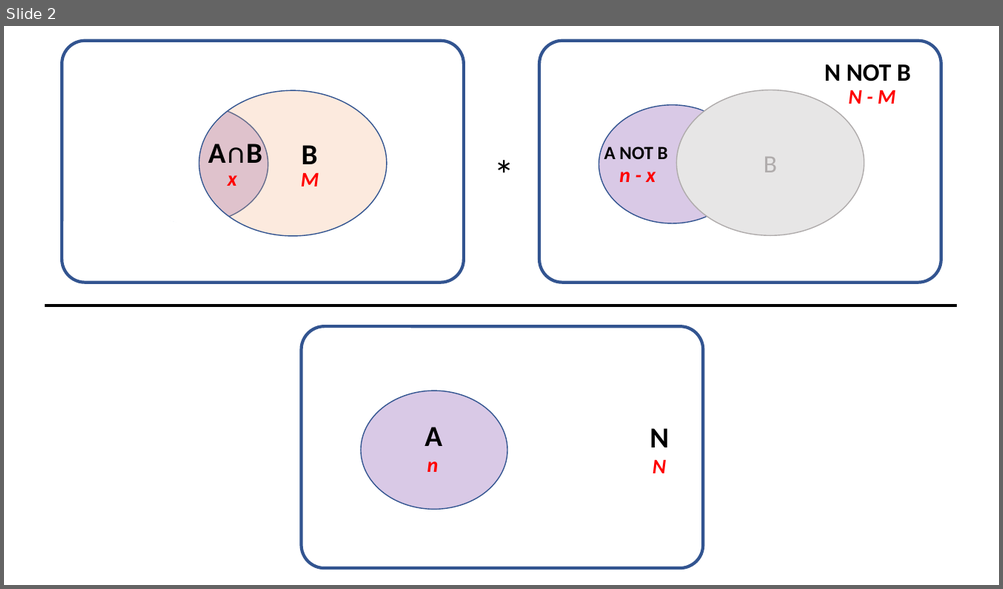
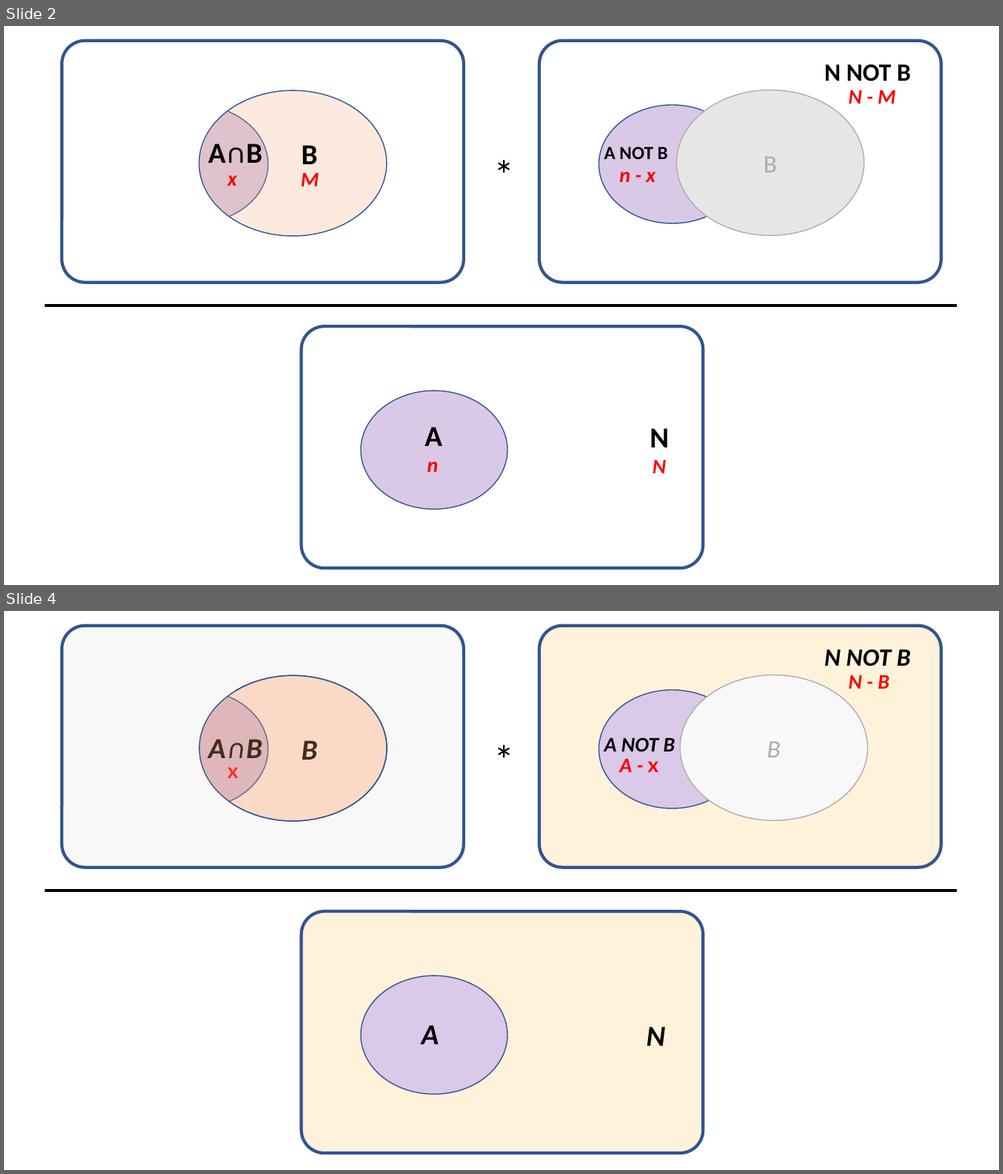
Before and after one commit to bsierieb1/xdasi-bio-2021-archive, a slide deck: docs/syllabus/week_07_Fishers_OR_Normal/Class2/Images/hypergeometric.pptx. Shown one above the other, each under a label of ours: slide 2 before the commit, slides 2 and 4 after it; the slides between them are not shown. The pictures are 1003x589 and 1003x1174 pixels, drawn with LibreOffice and Linux fonts; fonts in the diff are those of the drawing. Boxes give left, top, right and bottom in pixels: in the first picture for what was removed or moved away, otherwise in the second. Text is boxed around its words. In the diff, an @@ line names an element or a change of style, - is before the commit and + after.

```diff
--- a/docs/syllabus/week_07_Fishers_OR_Normal/Class2/Images/hypergeometric.pptx
+++ b/docs/syllabus/week_07_Fishers_OR_Normal/Class2/Images/hypergeometric.pptx
@@ slide 4 added at bbox=[4, 611, 999, 1170], background #FFFFFF @@
@@ group added at bbox=[45, 626, 957, 1153]: 10 texts, 6 ellipses, 3 rounded rectangles, 3 moons, 2 rectangles, 1 line @@
+A NOT B
+A - x
+A∩B
+B
+x
+N - B
+N NOT B
+*
+N
+A
+B
```
Also in this commit, not shown: 1 other slide added, 11 other files.
